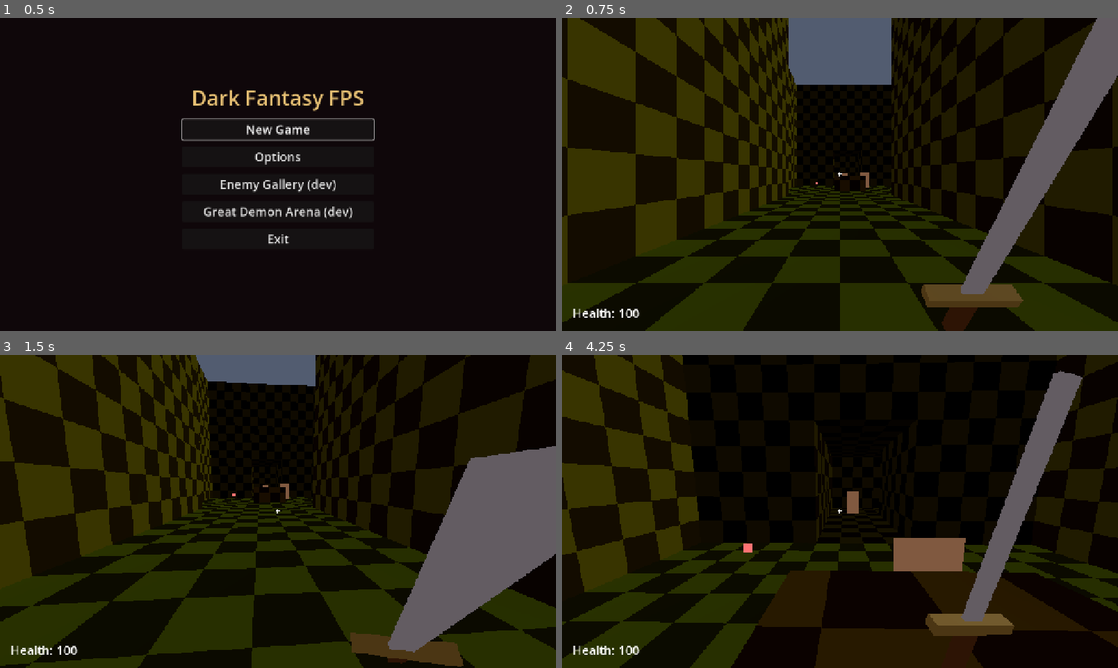
Above: before the commit, frames 1-4 (two rows, left to right).
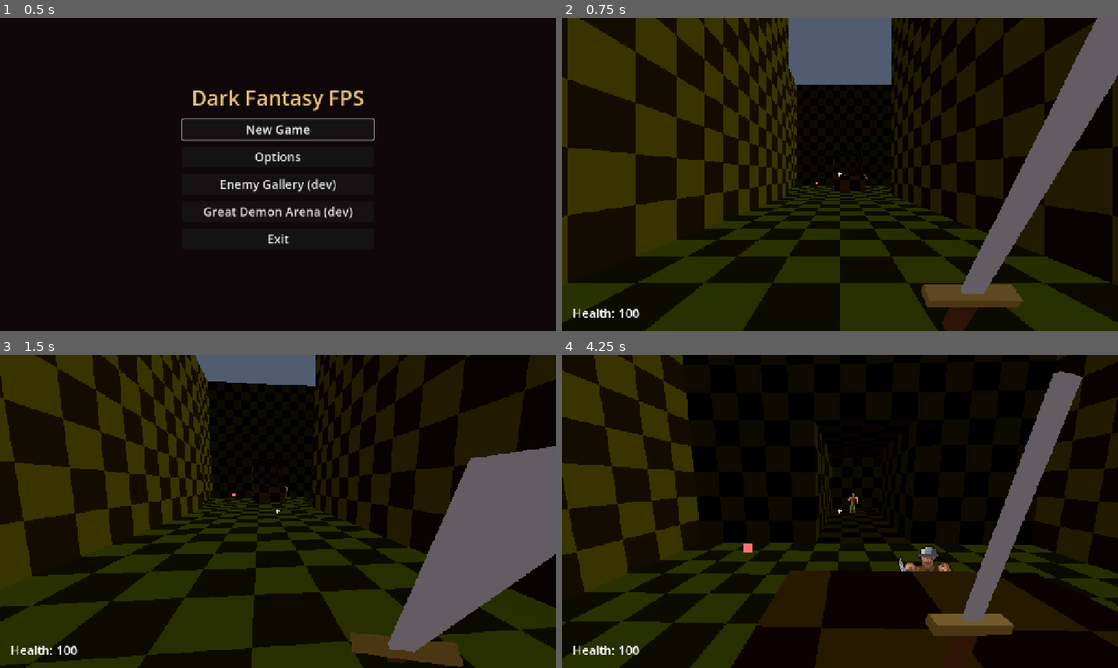
Above: after the commit, the same moments.

Repository: ryanhicke/dark-fantasy-fps
Game: Godot game, scene res://main.tscn
Two runs of this game, one before a commit and one after it. Both use one fixed random seed, a clock stepped at 60 frames per second and the inputs below.
Inputs (mouse positions are in pixels of both pictures, inside the frame that each line leads up to):
- Up to frame 1 (0.5 s): no input
- Up to frame 2 (0.75 s): click "New Game" at 0.5 s
- Up to frame 3 (1.5 s): tap Enter (respawn) at 1.25 s; move the mouse to (305, 511) at 1.27 s; hold W (move_forward) from 1.28 s (still down); hold E (use) from 1.28 s (still down); click (305, 511) at 1.35 s
- Up to frame 4 (4.25 s): keep holding W (move_forward); tap Space (jump) at 1.52, 2.27, 3.77 s; move the mouse to (812, 511) at 2.02 s; release E (use) at 2.03 s; tap E (use) at 2.1, 3.6 s; click (812, 511) at 2.3 s; move the mouse to (851, 505) at 2.77 s; hold E (use) 2.78-3.53 s; click (851, 505) at 2.85 s; move the mouse to (834, 517) at 3.52 s; click (834, 517) at 3.8 s

Frame 1 is identical in both runs. In frame 2, less than 0.1% of the frame differs, in the area x 50-56%, y 49-55%; in frame 3, less than 0.1%; in frame 4, 1.4%, in the area x 51-73%, y 43-70%.

Commit message:
Add sprite sheets for the bandit and bandit archer
Enemies can now show animated sprite-sheet frames instead of the flat
placeholder quad. EnemyData gains an optional EnemySpriteSheet (frame grid
plus idle/walk/windup/attack/pain/death frame lists); EnemySprite moves the
material's UV window over the sheet and plays death frames in place of the
squash. Enemies without a sheet keep the old placeholder behavior.

The bandit and archer art is AI-generated procedural pixel art (front-facing
only), built by stdlib-only Python scripts in assets/source/sprites/ and
tracked in docs/placeholders.md for Steam disclosure. Their quads widen to
1.8 m so swings and corpses fit; disguised variants share the sheets.

Co-Authored-By: Claude Opus 5.5 <noreply@anthropic.com>

Diff:
--- a/enemies/bandit/bandit.tres
+++ b/enemies/bandit/bandit.tres
@@ -1,6 +1,7 @@
 [gd_resource type="Resource" script_class="EnemyData" format=3]
 
 [ext_resource type="Script" path="res://enemies/enemy_data.gd" id="1_data"]
+[ext_resource type="Resource" path="res://enemies/bandit/bandit_sprites.tres" id="8_sprites"]
 
 [resource]
 script = ExtResource("1_data")
@@ -15,3 +16,4 @@
 attack_recovery = 0.6
 pain_chance = 0.5
 pain_duration = 0.35
+sprite_sheet = ExtResource("8_sprites")
--- a/enemies/bandit/bandit.tscn
+++ b/enemies/bandit/bandit.tscn
@@ -10,7 +10,7 @@
 height = 1.8
 
 [sub_resource type="QuadMesh" id="QuadMesh_bandit"]
-size = Vector2(1, 1.8)
+size = Vector2(1.8, 1.8)
 center_offset = Vector3(0, 0.9, 0)
 
 [sub_resource type="StandardMaterial3D" id="Material_bandit"]
--- /dev/null
+++ b/enemies/bandit/bandit_sprites.tres
@@ -0,0 +1,18 @@
+[gd_resource type="Resource" script_class="EnemySpriteSheet" format=3]
+
+[ext_resource type="Script" path="res://enemies/enemy_sprite_sheet.gd" id="1_sheet"]
+[ext_resource type="Texture2D" path="res://assets/sprites/enemies/bandit_sheet.png" id="2_tex"]
+
+[resource]
+script = ExtResource("1_sheet")
+texture = ExtResource("2_tex")
+columns = 4
+rows = 4
+idle_frames = PackedInt32Array(0)
+walk_frames = PackedInt32Array(1, 2, 3, 4)
+windup_frames = PackedInt32Array(5)
+attack_frames = PackedInt32Array(6)
+pain_frames = PackedInt32Array(7)
+death_frames = PackedInt32Array(8, 9, 10, 11)
+walk_fps = 6.0
+death_fps = 8.0
--- a/enemies/bandit_archer/bandit_archer.tres
+++ b/enemies/bandit_archer/bandit_archer.tres
@@ -2,6 +2,7 @@
 
 [ext_resource type="Script" path="res://enemies/enemy_data.gd" id="1_data"]
 [ext_resource type="PackedScene" path="res://weapons/arrow/arrow.tscn" id="2_arrow"]
+[ext_resource type="Resource" path="res://enemies/bandit_archer/bandit_archer_sprites.tres" id="8_sprites"]
 
 [resource]
 script = ExtResource("1_data")
@@ -20,3 +21,4 @@
 muzzle_height = 1.4
 pain_chance = 0.7
 pain_duration = 0.4
+sprite_sheet = ExtResource("8_sprites")
--- a/enemies/bandit_archer/bandit_archer.tscn
+++ b/enemies/bandit_archer/bandit_archer.tscn
@@ -10,7 +10,7 @@
 height = 1.8
 
 [sub_resource type="QuadMesh" id="QuadMesh_bandit_archer"]
-size = Vector2(1, 1.8)
+size = Vector2(1.8, 1.8)
 center_offset = Vector3(0, 0.9, 0)
 
 [sub_resource type="StandardMaterial3D" id="Material_bandit_archer"]
--- /dev/null
+++ b/enemies/bandit_archer/bandit_archer_sprites.tres
@@ -0,0 +1,18 @@
+[gd_resource type="Resource" script_class="EnemySpriteSheet" format=3]
+
+[ext_resource type="Script" path="res://enemies/enemy_sprite_sheet.gd" id="1_sheet"]
+[ext_resource type="Texture2D" path="res://assets/sprites/enemies/bandit_archer_sheet.png" id="2_tex"]
+
+[resource]
+script = ExtResource("1_sheet")
+texture = ExtResource("2_tex")
+columns = 4
+rows = 4
+idle_frames = PackedInt32Array(0)
+walk_frames = PackedInt32Array(1, 2, 3, 4)
+windup_frames = PackedInt32Array(5)
+attack_frames = PackedInt32Array(6)
+pain_frames = PackedInt32Array(7)
+death_frames = PackedInt32Array(8, 9, 10, 11)
+walk_fps = 6.0
+death_fps = 8.0
--- a/enemies/enemy.gd
+++ b/enemies/enemy.gd
@@ -73,6 +73,7 @@
 	_health.max_health = data.max_health
 	_health.resistances = data.resistances
 	_health.reset()
+	_sprite.set_sheet(data.sprite_sheet)
 	_sprite.set_base_color(data.placeholder_color)
 	_show_state()
 
--- a/enemies/enemy_data.gd
+++ b/enemies/enemy_data.gd
@@ -11,6 +11,8 @@
 ## Stand-in for sprite frames until real art exists: tints the placeholder
 ## quad. Alpha 0 keeps the scene's material color.
 @export var placeholder_color: Color = Color(0.0, 0.0, 0.0, 0.0)
+## Animation frames. Null keeps the flat placeholder quad.
+@export var sprite_sheet: EnemySpriteSheet
 
 @export_group("Movement")
 ## Chase speed in m/s. Keep well below the player's so they can kite.
--- a/enemies/enemy_sprite.gd
+++ b/enemies/enemy_sprite.gd
@@ -1,18 +1,18 @@
 class_name EnemySprite
 extends MeshInstance3D
-## Placeholder enemy visuals: a flat billboarded quad that changes color
-## for windup, pain, and death, and squashes or stretches vertically to
-## lie down, stand up, or climb out of the ground.
+## Enemy visuals on one billboarded quad. With an EnemySpriteSheet it shows
+## animation frames by moving the material's UV window over the sheet;
+## without one it is the flat placeholder that changes color for windup,
+## pain, and death, and squashes vertically to lie down.
 ##
-## Kept apart from Enemy so real sprite animation can replace this one
-## node (and script) without touching the AI. Needs a material_override
-## that is local to scene, so color changes stay per-enemy.
+## Kept apart from Enemy so the AI never deals with visuals. Needs a
+## material_override that is local to scene, so changes stay per-enemy.
 
 @export var pain_color: Color = Color(1.0, 0.15, 0.1)
 @export var windup_color: Color = Color(1.0, 0.9, 0.5)
 @export var corpse_color: Color = Color(0.2, 0.15, 0.12)
 @export var hit_flash_duration: float = 0.15
-## Height multiplier once dead, so the corpse reads as lying down.
+## Height multiplier once dead, so the placeholder corpse reads as lying down.
 @export var corpse_height_scale: float = 0.25
 @export var corpse_collapse_time: float = 0.2
 ## Seconds a dormant enemy takes to climb out of the ground.
@@ -20,29 +20,66 @@
 ## Height multiplier while dormant. Not 0: a zero scale makes the
 ## billboard's basis degenerate.
 @export var dormant_height_scale: float = 0.01
+## Cut-off for the sheet's transparent pixels. Scissor (not blending) keeps
+## sprites out of the transparent sort and cheap on integrated GPUs.
+@export var alpha_scissor_threshold: float = 0.5
 
 var _base_color: Color
+var _placeholder_color: Color
 var _color_tween: Tween
-## Only one height animation at a time; a pooled enemy may be reused while
-## its corpse is still collapsing.
+## Only one height (or death) animation at a time; a pooled enemy may be
+## reused while its corpse is still collapsing.
 var _shape_tween: Tween
 
+var _sheet: EnemySpriteSheet
+var _anim: PackedInt32Array = PackedInt32Array()
+var _anim_time: float = 0.0
+var _frame: int = -1
+
 @onready var _material: StandardMaterial3D = get_active_material(0) as StandardMaterial3D
 
 
 func _ready() -> void:
-	_base_color = _material.albedo_color
+	_placeholder_color = _material.albedo_color
+	_base_color = _placeholder_color
+	set_process(false)
+
+
+## Null switches back to the flat placeholder (e.g. a disguised werewolf
+## rising as an enemy that has no art yet).
+func set_sheet(sheet: EnemySpriteSheet) -> void:
+	_sheet = sheet
+	_frame = -1
+	_stop_anim()
+	if sheet == null or sheet.texture == null:
+		_sheet = null
+		_material.albedo_texture = null
+		_material.transparency = BaseMaterial3D.TRANSPARENCY_DISABLED
+		_material.uv1_scale = Vector3.ONE
+		_material.uv1_offset = Vector3.ZERO
+		_base_color = _placeholder_color
+		return
+	_material.albedo_texture = sheet.texture
+	_material.texture_filter = BaseMaterial3D.TEXTURE_FILTER_NEAREST
+	_material.transparency = BaseMaterial3D.TRANSPARENCY_ALPHA_SCISSOR
+	_material.alpha_scissor_threshold = alpha_scissor_threshold
+	_material.uv1_scale = Vector3(1.0 / sheet.columns, 1.0 / sheet.rows, 1.0)
+	_base_color = Color.WHITE
+	scale.y = 1.0
 
 
 ## Alpha 0 keeps the current base color (see EnemyData.placeholder_color).
+## Ignored while a sheet is shown: the art carries the color.
 func set_base_color(color: Color) -> void:
-	if color.a > 0.0:
+	if _sheet == null and color.a > 0.0:
 		_base_color = color
 
 
 func show_state(state: EnemyBrain.State, winding_up: bool) -> void:
 	_kill_color_tween()
 	_material.albedo_color = _color_for(state, winding_up)
+	if _sheet != null:
+		_play(_frames_for(state, winding_up))
 
 
 ## Flashes the pain color, then fades back to the color for [param state].
@@ -55,10 +92,19 @@
 
 ## Returns the tween so callers can chain on it (e.g. a second phase).
 func collapse() -> Tween:
-	return _animate_height(corpse_height_scale, corpse_collapse_time)
+	if _sheet == null:
+		return _animate_height(corpse_height_scale, corpse_collapse_time)
+	_stop_anim()
+	_kill_shape_tween()
+	var count: int = maxi(1, _sheet.death_frames.size())
+	_shape_tween = create_tween()
+	_shape_tween.tween_method(_show_death_progress, 0.0, 1.0, count / _sheet.death_fps)
+	return _shape_tween
 
 
 func stand_up() -> Tween:
+	if _sheet != null:
+		_play(_sheet.idle_frames)
 	return _animate_height(1.0, corpse_collapse_time)
 
 
@@ -71,6 +117,58 @@
 func climb_out() -> Tween:
 	visible = true
 	return _animate_height(1.0, rise_time)
+
+
+func _process(delta: float) -> void:
+	# Only runs while a looping animation (the walk) has several frames.
+	_anim_time += delta
+	var index: int = int(_anim_time * _sheet.walk_fps) % _anim.size()
+	_set_frame(_anim[index])
+
+
+func _play(frames: PackedInt32Array) -> void:
+	if frames.is_empty():
+		return
+	if frames == _anim and is_processing():
+		return  # Already looping this one; don't restart the walk cycle.
+	_anim = frames
+	_anim_time = 0.0
+	_set_frame(frames[0])
+	set_process(frames.size() > 1)
+
+
+func _stop_anim() -> void:
+	set_process(false)
+	_anim = PackedInt32Array()
+
+
+func _show_death_progress(t: float) -> void:
+	var frames: PackedInt32Array = _sheet.death_frames
+	if frames.is_empty():
+		return
+	_set_frame(frames[mini(int(t * frames.size()), frames.size() - 1)])
+
+
+func _set_frame(index: int) -> void:
+	if index == _frame:
+		return
+	_frame = index
+	var col: int = index % _sheet.columns
+	var row: int = index / _sheet.columns
+	_material.uv1_offset = Vector3(float(col) / _sheet.columns, float(row) / _sheet.rows, 0.0)
+
+
+func _frames_for(state: EnemyBrain.State, winding_up: bool) -> PackedInt32Array:
+	match state:
+		EnemyBrain.State.CHASE:
+			return _sheet.walk_frames
+		EnemyBrain.State.ATTACK:
+			return _sheet.windup_frames if winding_up else _sheet.attack_frames
+		EnemyBrain.State.PAIN:
+			return _sheet.pain_frames
+		EnemyBrain.State.DIE:
+			return _sheet.death_frames.slice(0, 1)
+	return _sheet.idle_frames
 
 
 func _animate_height(height_scale: float, duration: float) -> Tween:
@@ -86,7 +184,16 @@
 		_shape_tween = null
 
 
+func _kill_color_tween() -> void:
+	if _color_tween != null:
+		_color_tween.kill()
+		_color_tween = null
+
+
 func _color_for(state: EnemyBrain.State, winding_up: bool) -> Color:
+	# With art, the frames show the state; only hits tint the sprite.
+	if _sheet != null:
+		return _base_color
 	match state:
 		EnemyBrain.State.PAIN:
 			return pain_color
@@ -95,9 +202,3 @@
 		EnemyBrain.State.ATTACK:
 			return windup_color if winding_up else _base_color
 	return _base_color
-
-
-func _kill_color_tween() -> void:
-	if _color_tween != null:
-		_color_tween.kill()
-		_color_tween = null
--- /dev/null
+++ b/enemies/enemy_sprite_sheet.gd
@@ -0,0 +1,20 @@
+class_name EnemySpriteSheet
+extends Resource
+## Frame layout for one enemy's sprite sheet: a grid of equal frames, plus
+## which frame indices (row-major, starting at 0) each animation uses.
+## Read by EnemySprite; enemies without one keep the flat placeholder quad.
+
+@export var texture: Texture2D
+@export var columns: int = 4
+@export var rows: int = 4
+
+@export_group("Animations")
+@export var idle_frames: PackedInt32Array = PackedInt32Array([0])
+@export var walk_frames: PackedInt32Array = PackedInt32Array([0])
+@export var windup_frames: PackedInt32Array = PackedInt32Array([0])
+@export var attack_frames: PackedInt32Array = PackedInt32Array([0])
+@export var pain_frames: PackedInt32Array = PackedInt32Array([0])
+## Played once on death; the last frame is the corpse.
+@export var death_frames: PackedInt32Array = PackedInt32Array([0])
+@export var walk_fps: float = 8.0
+@export var death_fps: float = 8.0
--- a/enemies/werewolf/disguised_bandit.tres
+++ b/enemies/werewolf/disguised_bandit.tres
@@ -2,6 +2,7 @@
 
 [ext_resource type="Script" path="res://enemies/enemy_data.gd" id="1_data"]
 [ext_resource type="Resource" path="res://enemies/werewolf/werewolf.tres" id="9_werewolf"]
+[ext_resource type="Resource" path="res://enemies/bandit/bandit_sprites.tres" id="8_sprites"]
 
 [resource]
 script = ExtResource("1_data")
@@ -18,3 +19,4 @@
 pain_duration = 0.35
 revive_as = ExtResource("9_werewolf")
 revive_delay = 1.2
+sprite_sheet = ExtResource("8_sprites")
--- a/enemies/werewolf/disguised_bandit_archer.tres
+++ b/enemies/werewolf/disguised_bandit_archer.tres
@@ -2,6 +2,7 @@
 
 [ext_resource type="Script" path="res://enemies/enemy_data.gd" id="1_data"]
 [ext_resource type="PackedScene" path="res://weapons/arrow/arrow.tscn" id="2_arrow"]
+[ext_resource type="Resource" path="res://enemies/bandit_archer/bandit_archer_sprites.tres" id="8_sprites"]
 [ext_resource type="Resource" path="res://enemies/werewolf/werewolf.tres" id="9_werewolf"]
 
 [resource]
@@ -23,3 +24,4 @@
 pain_duration = 0.4
 revive_as = ExtResource("9_werewolf")
 revive_delay = 1.2
+sprite_sheet = ExtResource("8_sprites")
Binary file added: assets/sprites/enemies/bandit_archer_sheet.png
Not shown, added: assets/sprites/enemies/bandit_archer_sheet.png.import
Binary file added: assets/sprites/enemies/bandit_sheet.png
Not shown, added: assets/sprites/enemies/bandit_sheet.png.import
Not shown, added: enemies/enemy_sprite_sheet.gd.uid
Not shown, changed: docs/placeholders.md
